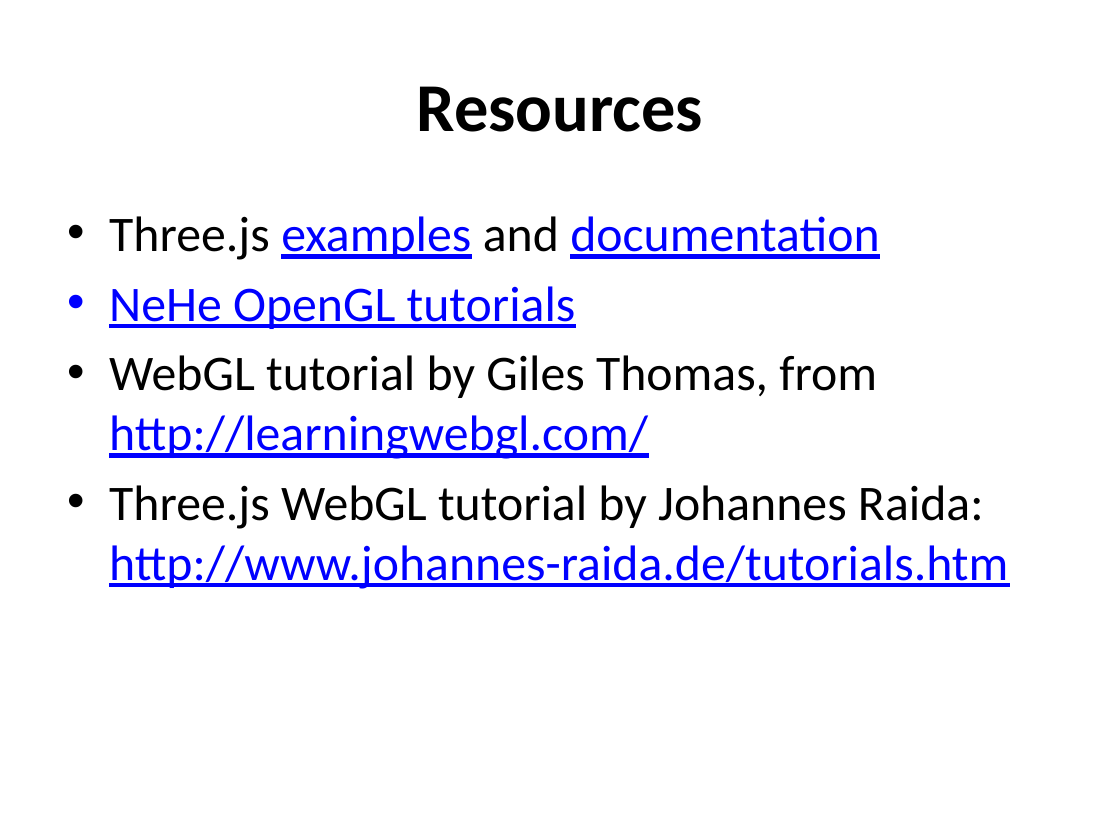
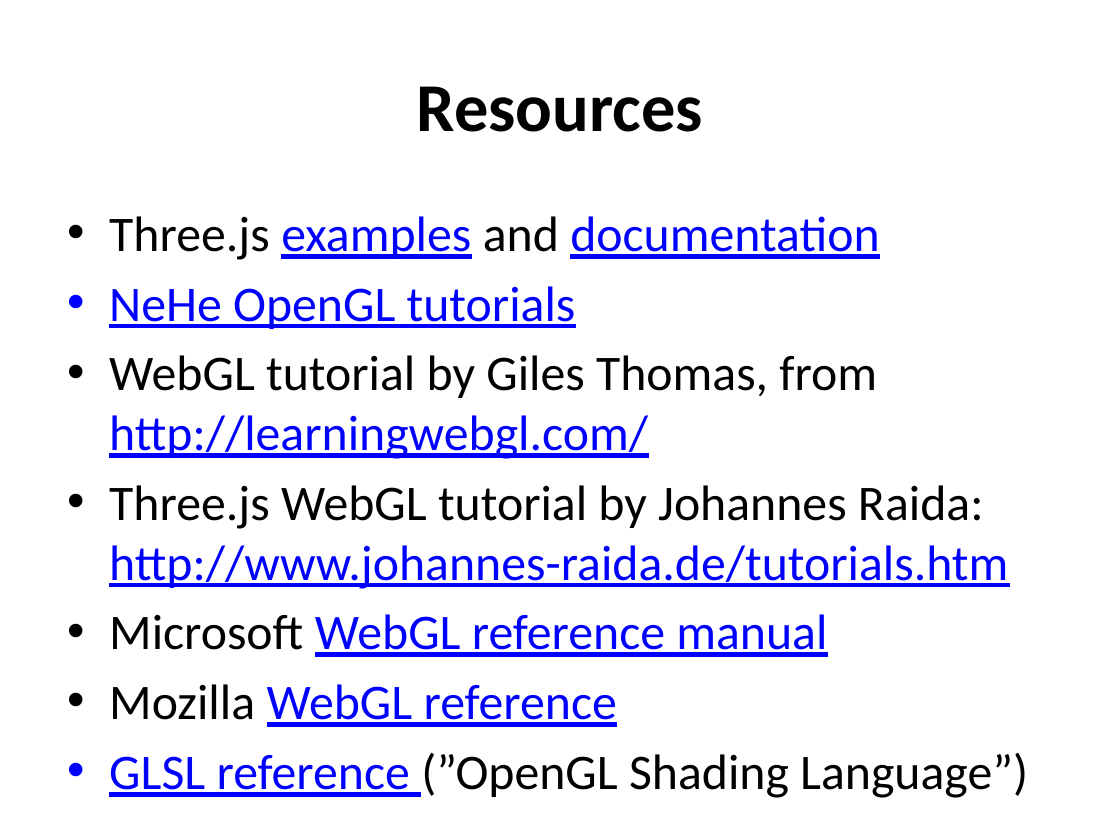
Before and after one commit to uva-graphics/webgl, a slide deck: slide 3 of slides.pptx. Drawn at 1120x840 pixels with LibreOffice and Linux fonts; fonts in the diff are those of the drawing. Boxes give left, top, right and bottom in pixels: in the first picture for what was removed or moved away, otherwise in the second. Text is boxed around its words. In the diff, an @@ line names an element or a change of style, - is before the commit and + after.

```diff
--- a/slides.pptx
+++ b/slides.pptx
@@ text at [109, 614, 1028, 798]: paragraphs added @@
+• Microsoft WebGL reference manual
+• Mozilla WebGL reference
+• GLSL reference (”OpenGL Shading Language”)
```
Also in this commit, not shown: 15 other slides changed, 1 slide added, 1 other file.
